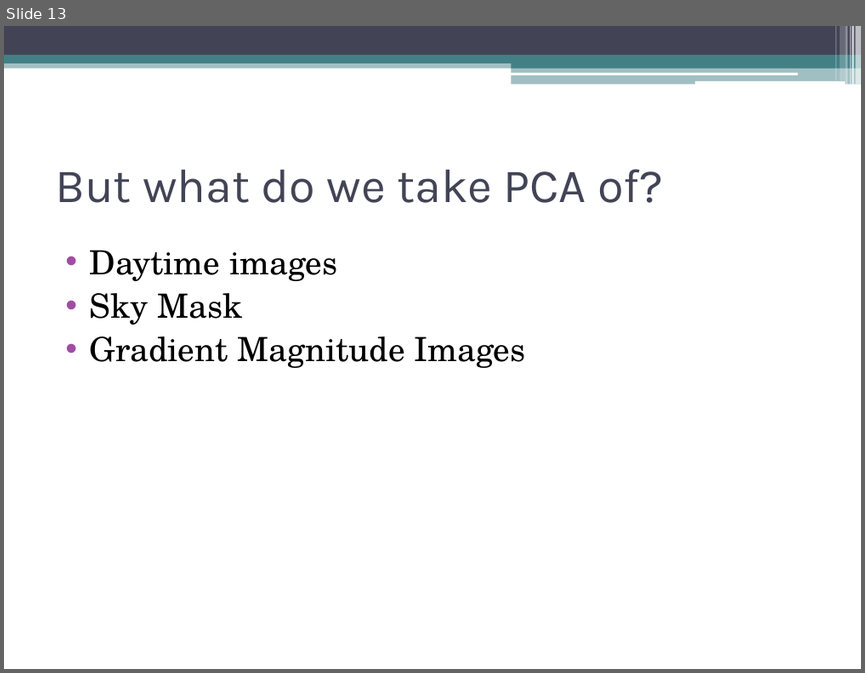
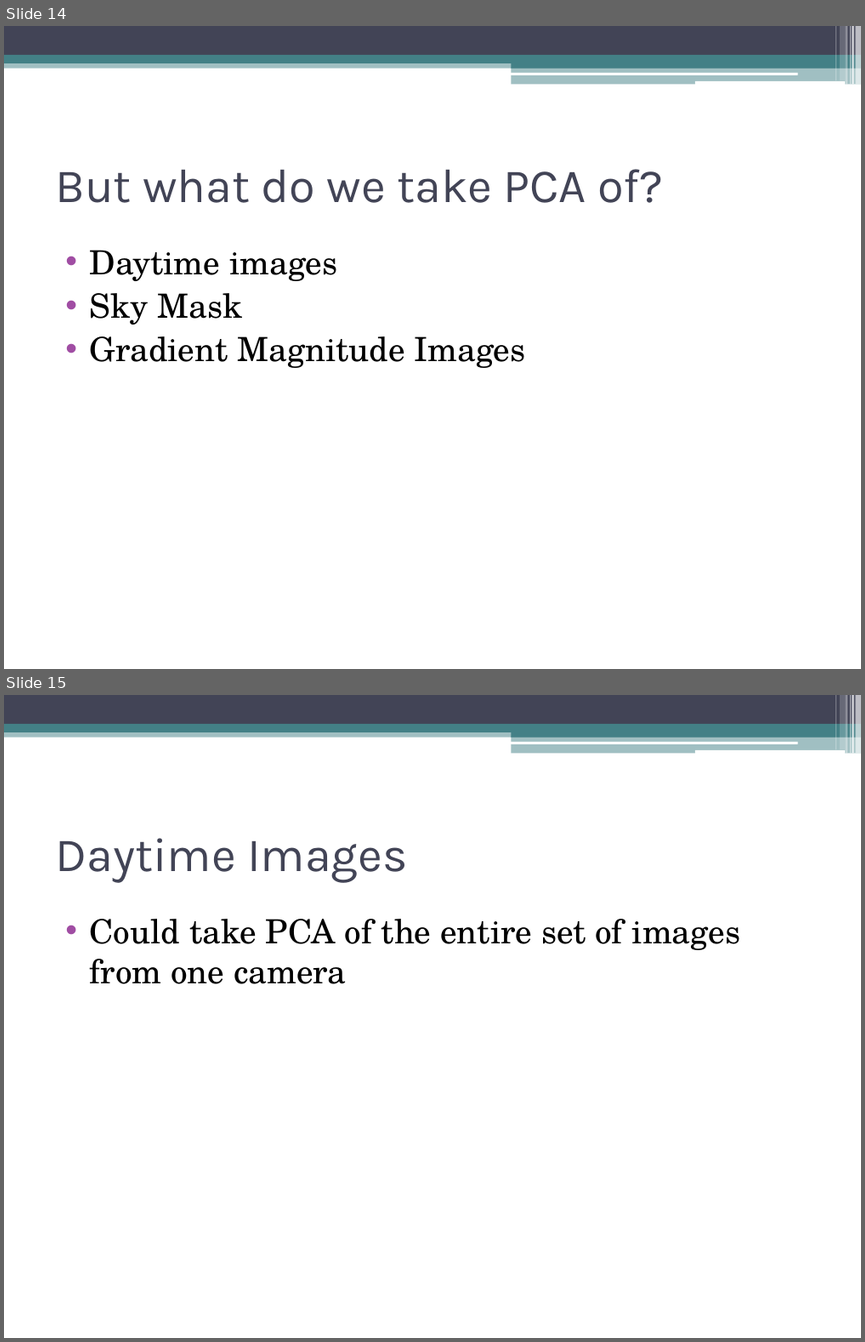
Before and after one commit to dyross/davidrossmastersproject, a slide deck: mastersProject/presentation/visualizationToolsForWebcams.pptx. Shown one above the other, each under a label of ours: slide 13 before the commit, slides 14 and 15 after it. The pictures are 865x673 and 865x1342 pixels, drawn with LibreOffice and Linux fonts; fonts in the diff are those of the drawing. Boxes give left, top, right and bottom in pixels: in the first picture for what was removed or moved away, otherwise in the second. Text is boxed around its words. In the diff, an @@ line names an element or a change of style, - is before the commit and + after.

```diff
--- a/mastersProject/presentation/visualizationToolsForWebcams.pptx
+++ b/mastersProject/presentation/visualizationToolsForWebcams.pptx
@@ slide 15 added at bbox=[4, 695, 861, 1338], background #FFFFFF; not listed: 13 template elements that a slide beside it also shows @@
@@ title added at bbox=[55, 838, 407, 882], 40 pt, text #424456 @@
+Daytime Images
@@ text added at bbox=[90, 919, 740, 984], 28 pt, text #000000 @@
+• Could take PCA of the entire set of images from one camera
@@ what was slide 13 is now slide 14 @@
```
Also in this commit, not shown: 4 slides changed, 13 other slides added, 1 slide removed, 1 other file.
